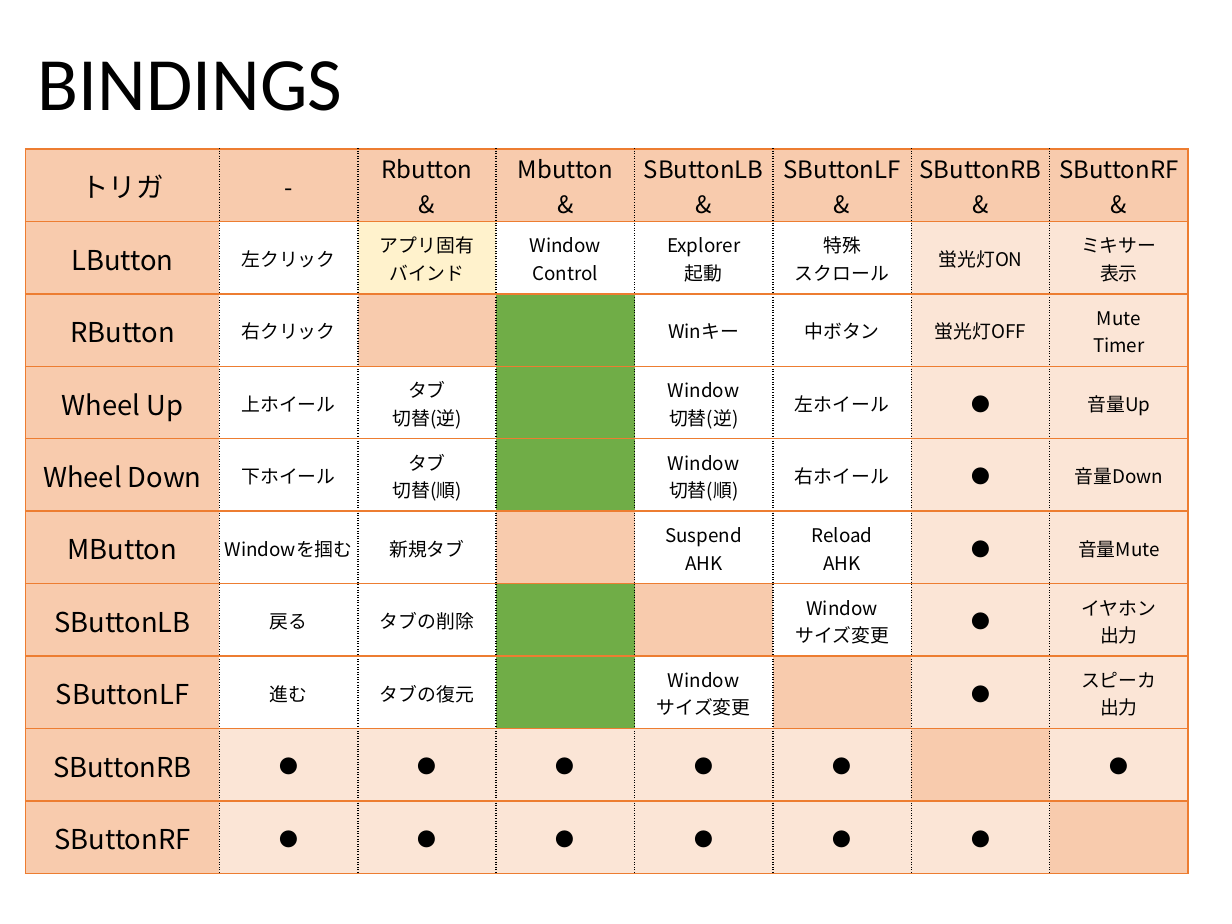
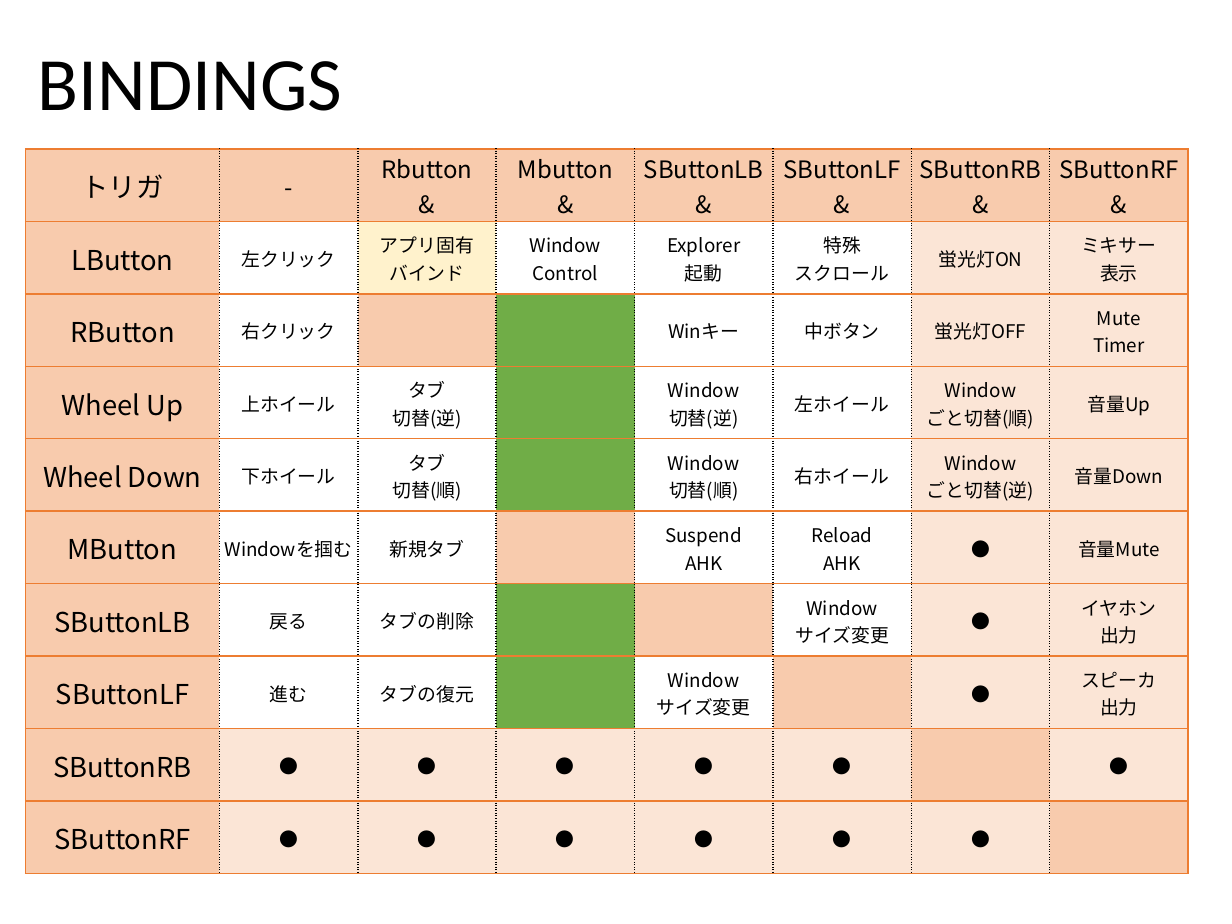
Before and after one commit to ittooo66/myAHK, a slide deck: slide 19 of MANUAL.pptx (slide 20 before the commit). Drawn at 1232x924 pixels with LibreOffice and Linux fonts; fonts in the diff are those of the drawing. Boxes give left, top, right and bottom in pixels: in the first picture for what was removed or moved away, otherwise in the second. Text is boxed around its words. In the diff, an @@ line names an element or a change of style, - is before the commit and + after.

```diff
--- a/MANUAL.pptx
+++ b/MANUAL.pptx
@@ table at <box>26,149,1185,875</box> @@
-row 4, column 7: ●
+row 4, column 7: Window / ごと切替(順)
-row 5, column 7: ●
+row 5, column 7: Window / ごと切替(逆)
```
Also in this commit, not shown: 4 other slides changed, 1 slide removed.
